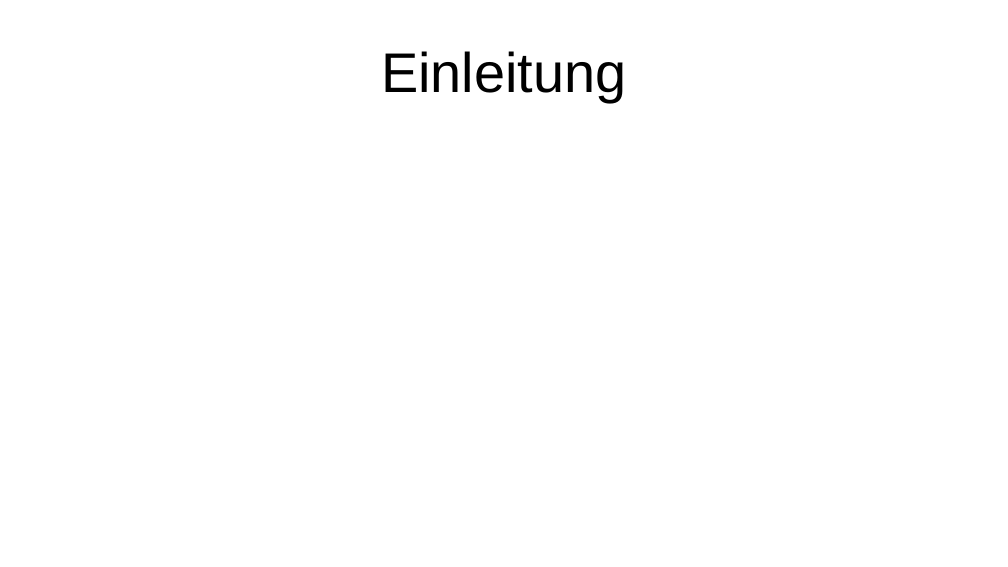
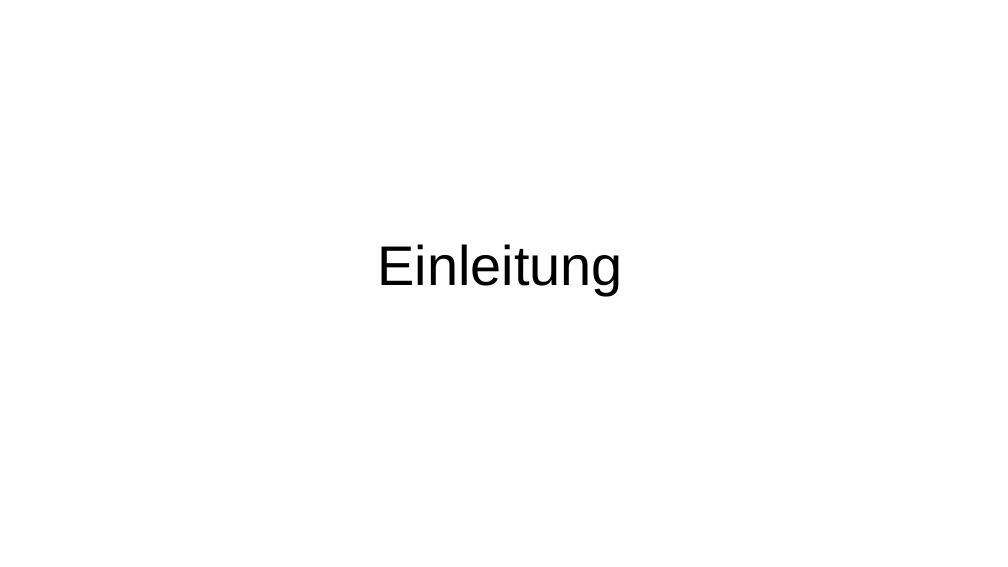
Before and after one commit to FSpruhs/park-flow, a slide deck: slide 3 of presentation.odp. Drawn at 1008x567 pixels with LibreOffice and Linux fonts; fonts in the diff are those of the drawing. Boxes give left, top, right and bottom in pixels: in the first picture for what was removed or moved away, otherwise in the second. Text is boxed around its words. In the diff, an @@ line names an element or a change of style, - is before the commit and + after.

```diff
--- a/presentation.odp
+++ b/presentation.odp
@@ title "Einleitung": place and size @@
-title "Einleitung" at box(381, 51, 626, 102)
+title "Einleitung" at box(378, 244, 623, 295)
```
Also in this commit, not shown: 11 other slides changed, 5 slides added, 2 other files.
